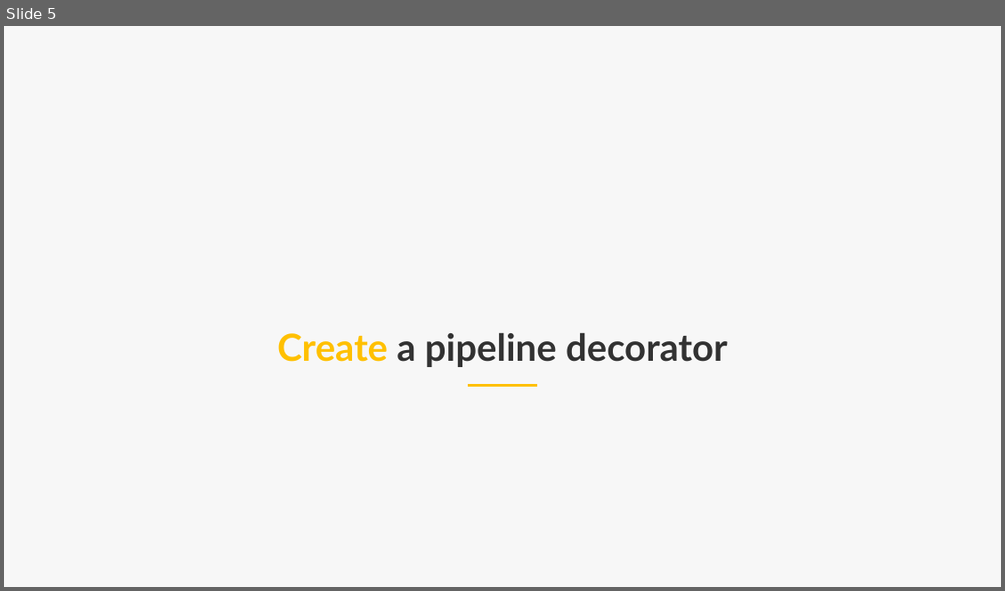
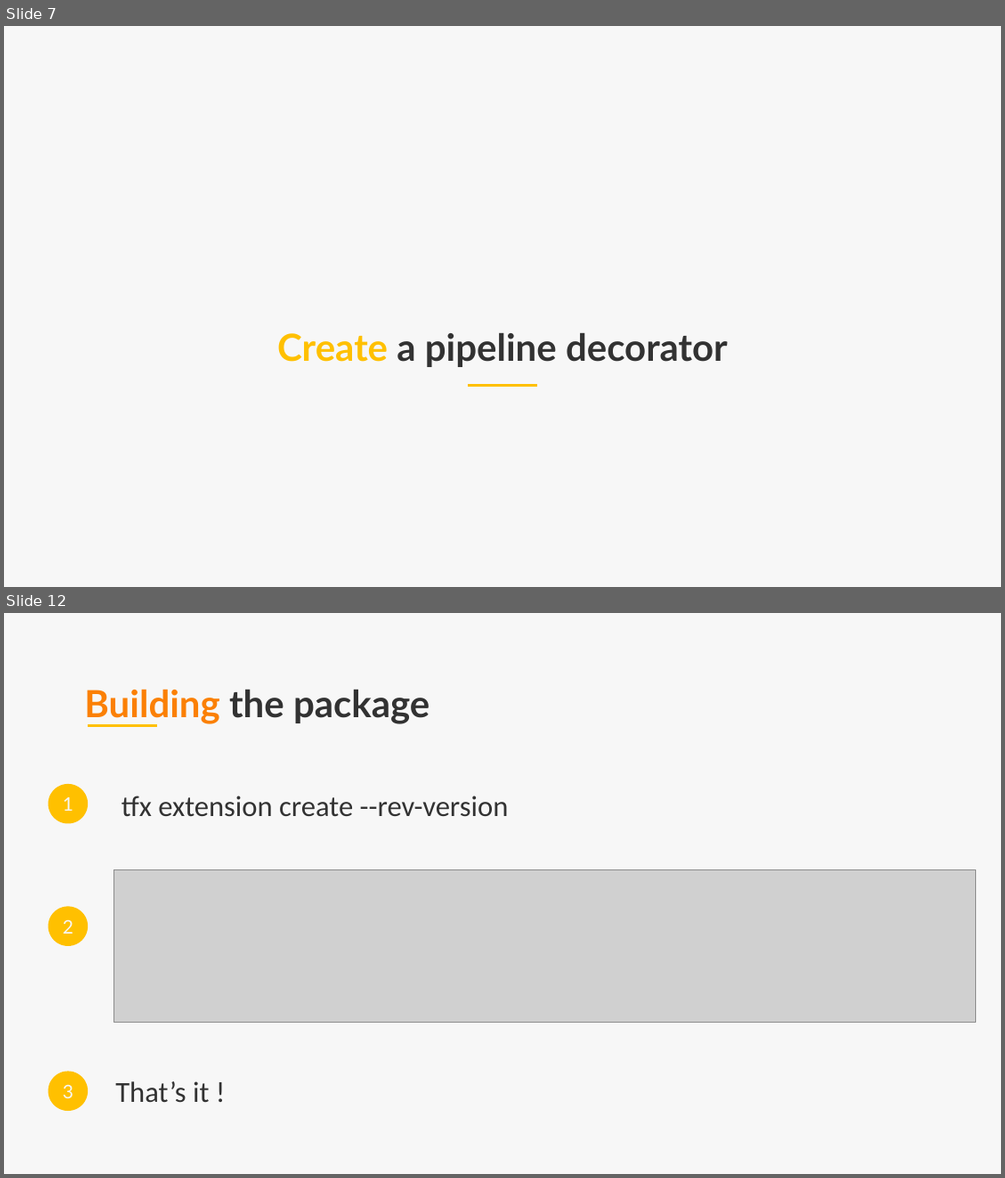
Before and after one commit to lgmorand/azure-devops-pipeline-decorators, a slide deck: presentation/Azure DevOps - pipeline decorators.pptx. Shown one above the other, each under a label of ours: slide 5 before the commit, slides 7 and 12 after it; the slides between them are not shown. The pictures are 1005x591 and 1005x1178 pixels, drawn with LibreOffice and Linux fonts; fonts in the diff are those of the drawing; grey boxes stand for pictures; background and template pictures are left out. Boxes give left, top, right and bottom in pixels: in the first picture for what was removed or moved away, otherwise in the second. Text is boxed around its words. In the diff, an @@ line names an element or a change of style, - is before the commit and + after.

```diff
--- a/presentation/Azure DevOps - pipeline decorators.pptx
+++ b/presentation/Azure DevOps - pipeline decorators.pptx
@@ slide 12 added at bbox=[4, 613, 1001, 1174], background #F7F7F7 @@
@@ text added at bbox=[84, 689, 429, 724], 36 pt, text #323232, bold @@
+Building the package
@@ line added from (88, 725) to (157, 725), #FFC000 2.25 pt @@
@@ ellipse added at bbox=[48, 784, 88, 824], fill #FFC000, 18 pt, text #F7F7F7 @@
+1
@@ text added at bbox=[121, 795, 509, 817], 28 pt, text #323232 @@
+tfx extension create --rev-version
@@ picture added at bbox=[114, 870, 975, 1022] @@
@@ ellipse added at bbox=[48, 906, 88, 946], fill #FFC000, 18 pt, text #F7F7F7 @@
+2
@@ ellipse added at bbox=[48, 1070, 88, 1111], fill #FFC000, 18 pt, text #F7F7F7 @@
+3
@@ text added at bbox=[115, 1081, 209, 1103], 28 pt, text #323232 @@
+That’s it !
@@ what was slide 5 is now slide 7 @@
```
Also in this commit, not shown: 3 slides changed, 12 other slides added, 6 slides removed.
